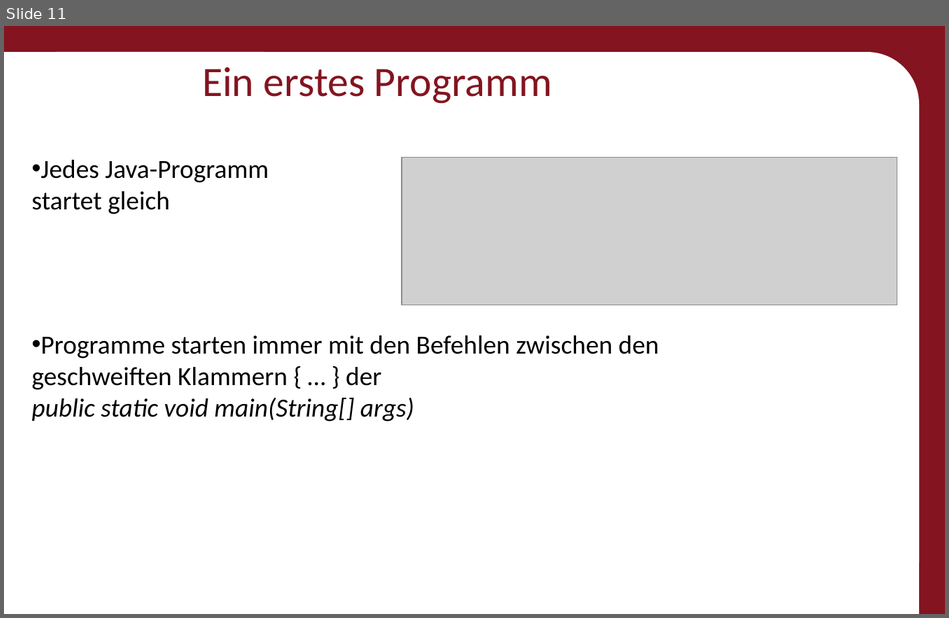
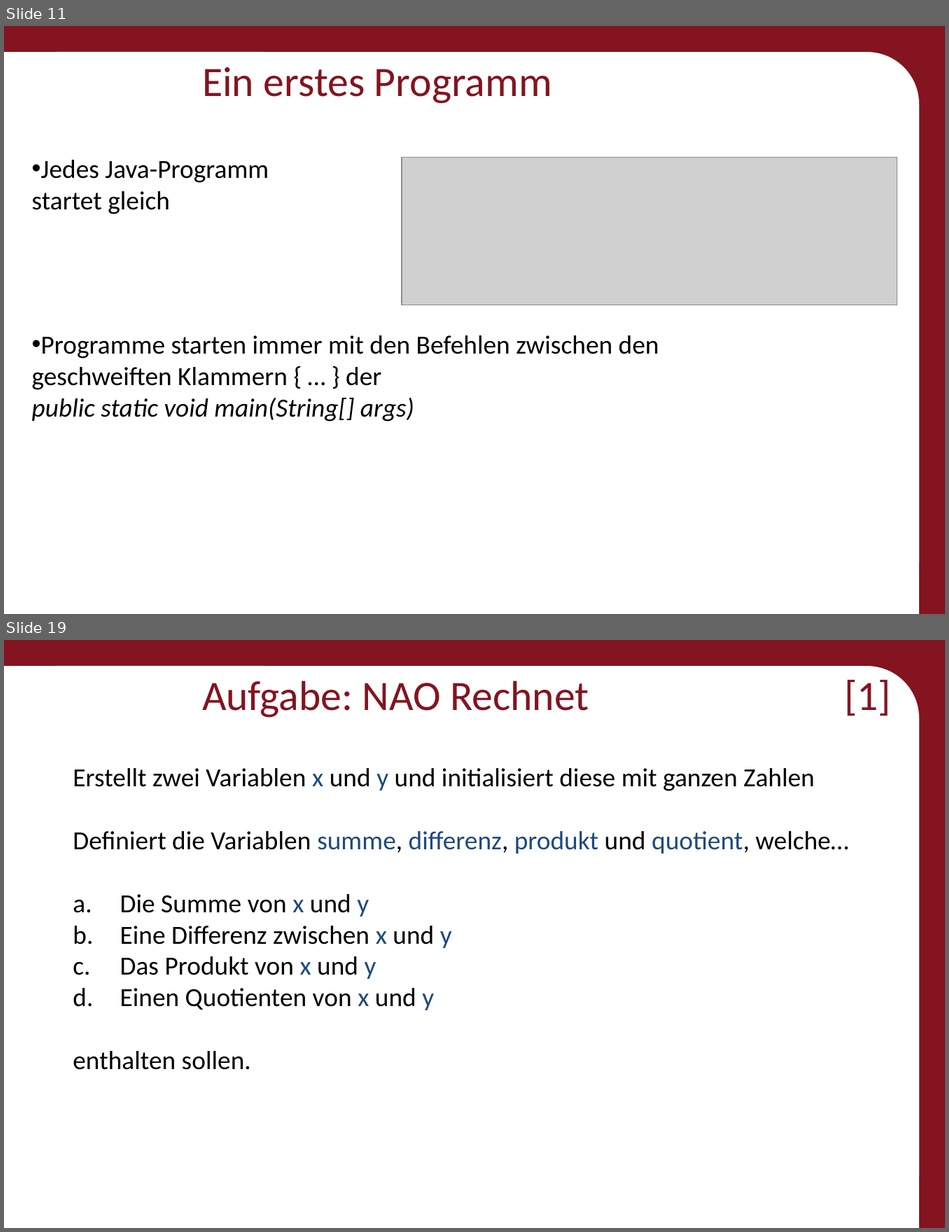
Before and after one commit to Roboscope/java-with-nao, a slide deck: Präsentationen/Anfänger - Java mit NAO.pptx. Shown one above the other, each under a label of ours: slide 11 before the commit, slides 11 and 19 after it; the slides between them are not shown. The pictures are 949x618 and 949x1232 pixels, drawn with LibreOffice and Linux fonts; fonts in the diff are those of the drawing; grey boxes stand for pictures; background and template pictures are left out. Boxes give left, top, right and bottom in pixels: in the first picture for what was removed or moved away, otherwise in the second. Text is boxed around its words. In the diff, an @@ line names an element or a change of style, - is before the commit and + after.

```diff
--- a/Präsentationen/Anfänger - Java mit NAO.pptx
+++ b/Präsentationen/Anfänger - Java mit NAO.pptx
@@ slide 19 added at [4, 640, 945, 1228], background #831420; not listed: 3 template elements that a slide beside it also shows @@
@@ title added at [202, 679, 891, 718], 32 pt, text #831420 @@
+Aufgabe: NAO Rechnet [1]
@@ text added at [73, 768, 848, 1070], 20 pt, text #000000 @@
+  Erstellt zwei Variablen x und y und initialisiert diese mit ganzen Zahlen
+  Definiert die Variablen summe, differenz, produkt und quotient, welche…
+  a. Die Summe von x und y
+  b. Eine Differenz zwischen x und y
+  c. Das Produkt von x und y
+  d. Einen Quotienten von x und y
+  enthalten sollen.
```
Also in this commit, not shown: 11 slides changed, 5 other slides added, 6 other files.
